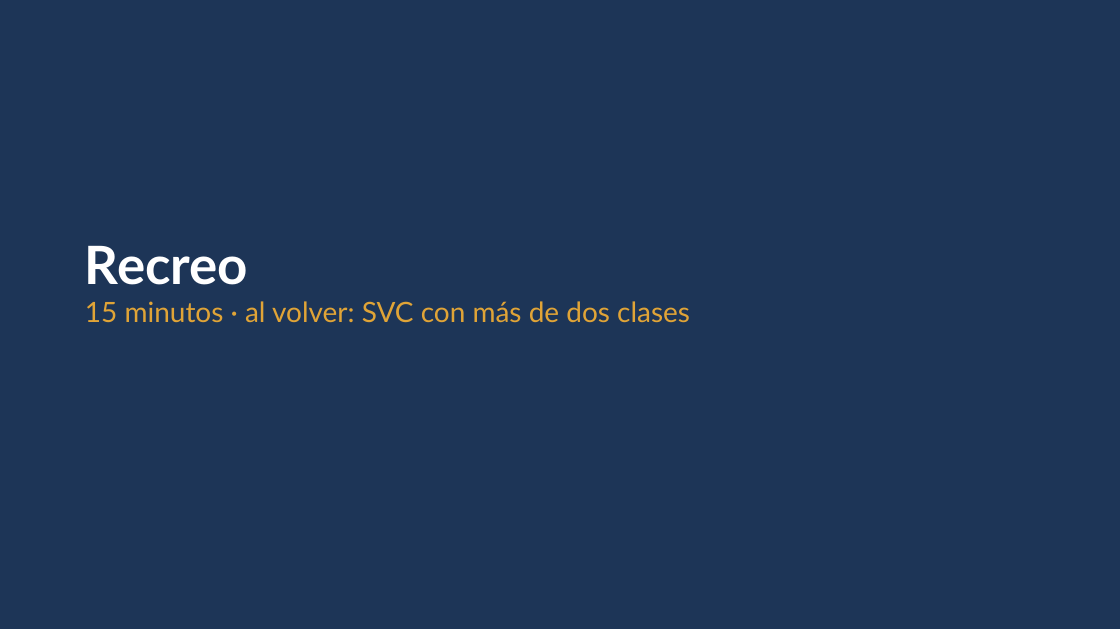
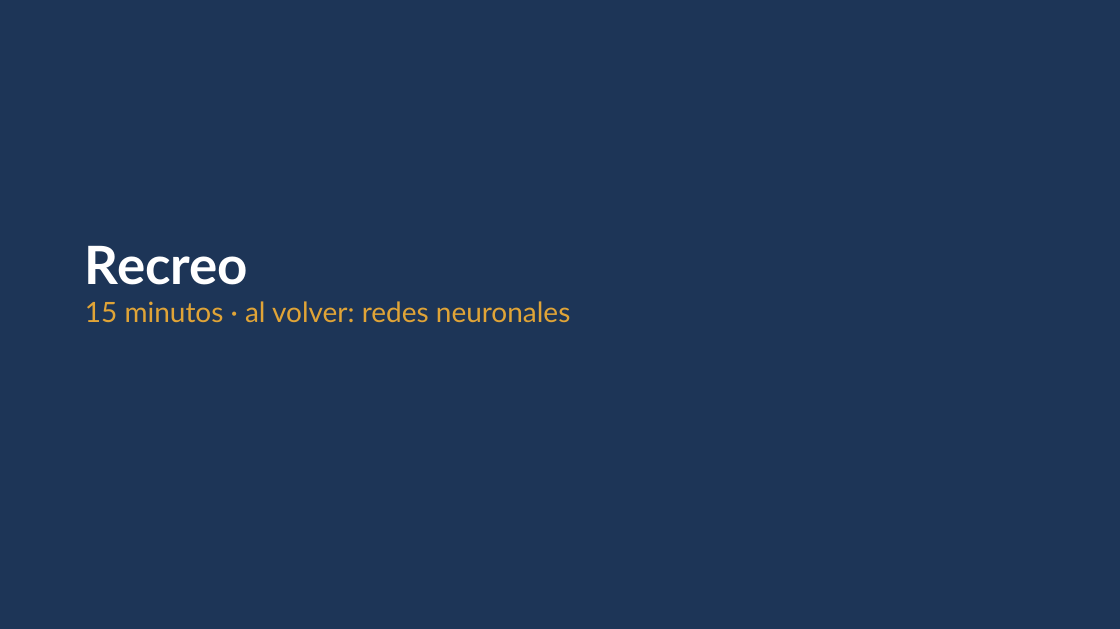
Before and after one commit to daniopitz/cienciadatos, a slide deck: slide 34 of presentaciones/clase11_knn_svc_redes.pptx (slide 20 before the commit). Drawn at 1120x629 pixels with LibreOffice and Linux fonts; fonts in the diff are those of the drawing. Boxes give left, top, right and bottom in pixels: in the first picture for what was removed or moved away, otherwise in the second. Text is boxed around its words. In the diff, an @@ line names an element or a change of style, - is before the commit and + after.

```diff
--- a/presentaciones/clase11_knn_svc_redes.pptx
+++ b/presentaciones/clase11_knn_svc_redes.pptx
@@ text at (x1=85, y1=301, x2=570, y2=322): text changed @@
-15 minutos · al volver: SVC con más de dos clases
+15 minutos · al volver: redes neuronales
```
Also in this commit, not shown: 3 other slides changed, 1 slide added, 1 other file.
